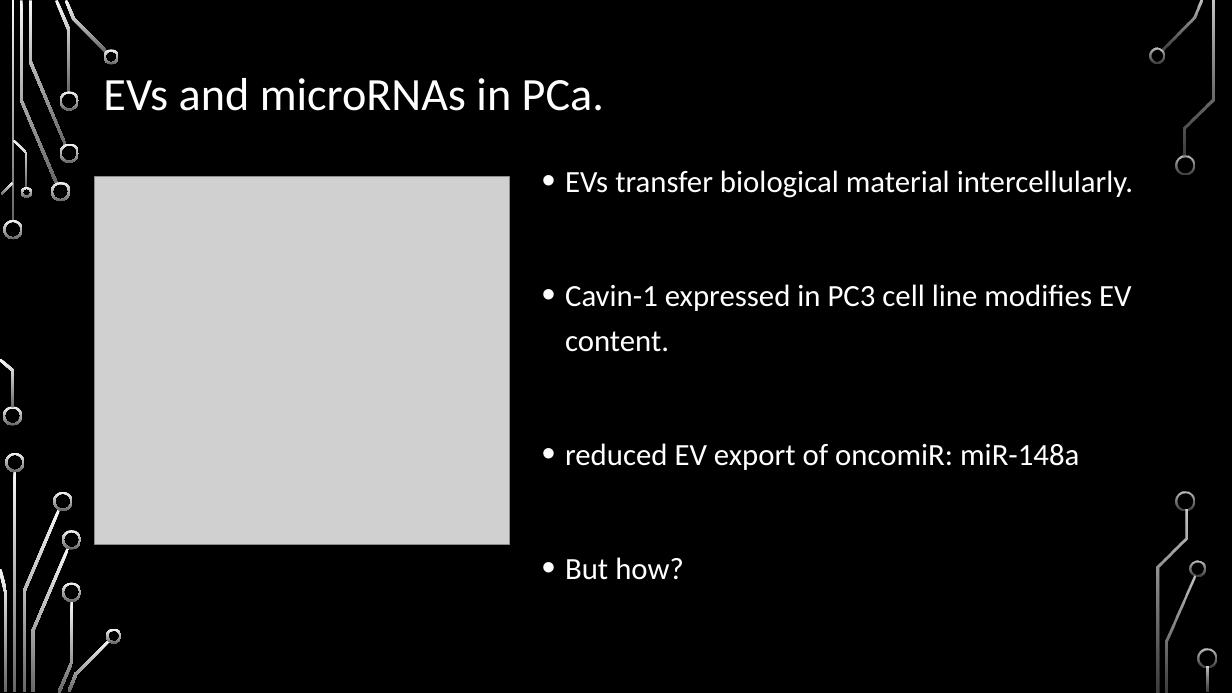
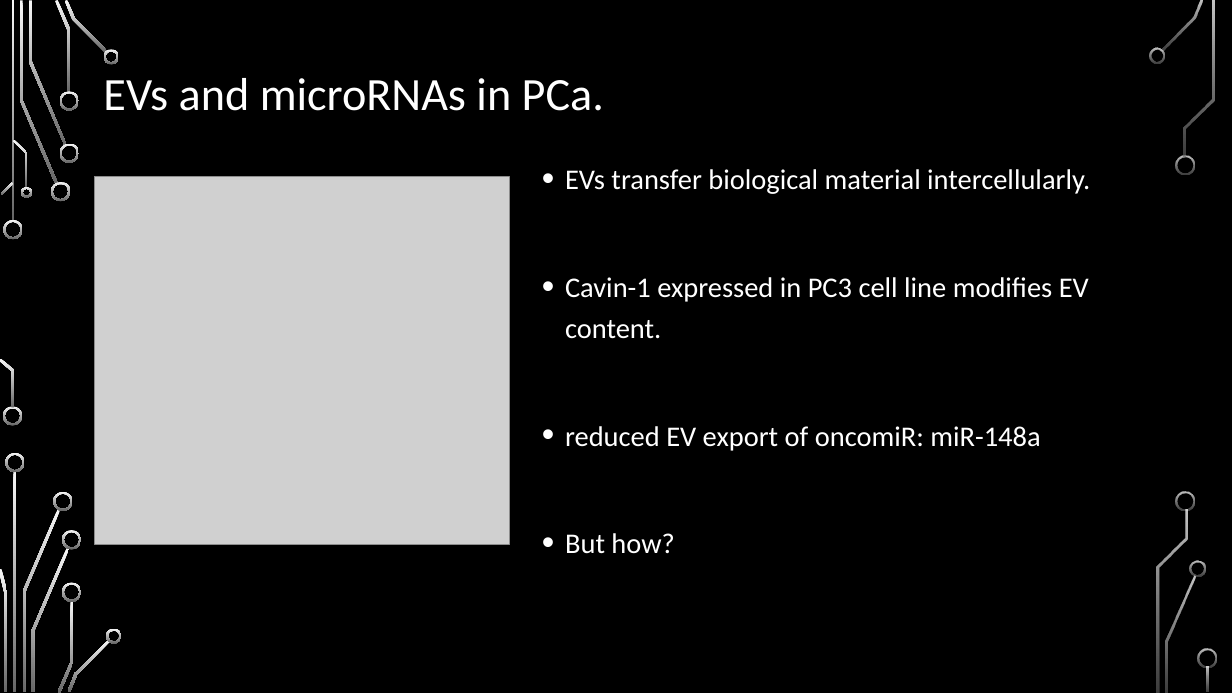
Before and after one commit to HarleyRobinson/Honours2, a slide deck: slide 4 of BackgroundInfo/MeetingSept.pptx. Drawn at 1232x693 pixels with LibreOffice and Linux fonts; fonts in the diff are those of the drawing; grey boxes stand for pictures; background and template pictures are left out. Boxes give left, top, right and bottom in pixels: in the first picture for what was removed or moved away, otherwise in the second. Text is boxed around its words. In the diff, an @@ line names an element or a change of style, - is before the commit and + after.

```diff
--- a/BackgroundInfo/MeetingSept.pptx
+++ b/BackgroundInfo/MeetingSept.pptx
@@ text "EVs transfer biological material intercellularly." at <box>565,169,1090,554</box>: size 24 to 22.2 pt @@
```
Also in this commit, not shown: 4 other slides changed, 6 other files.
